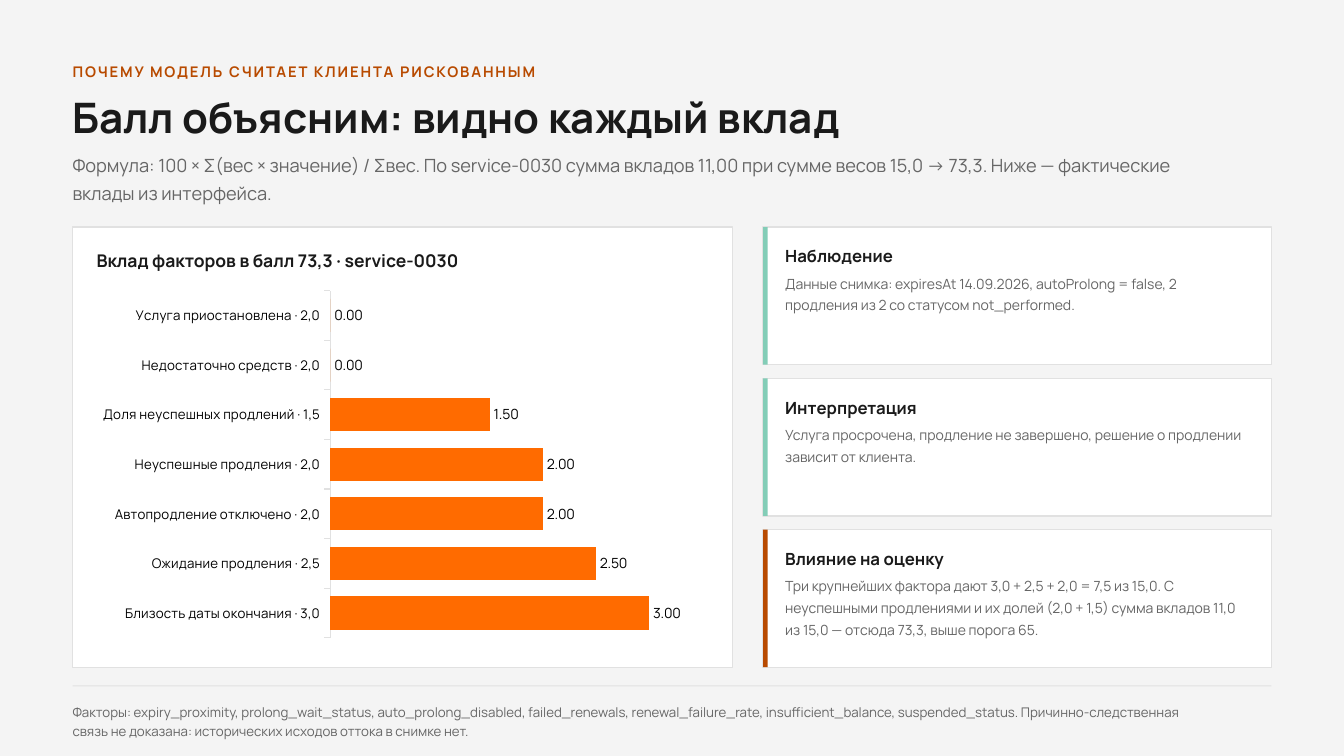
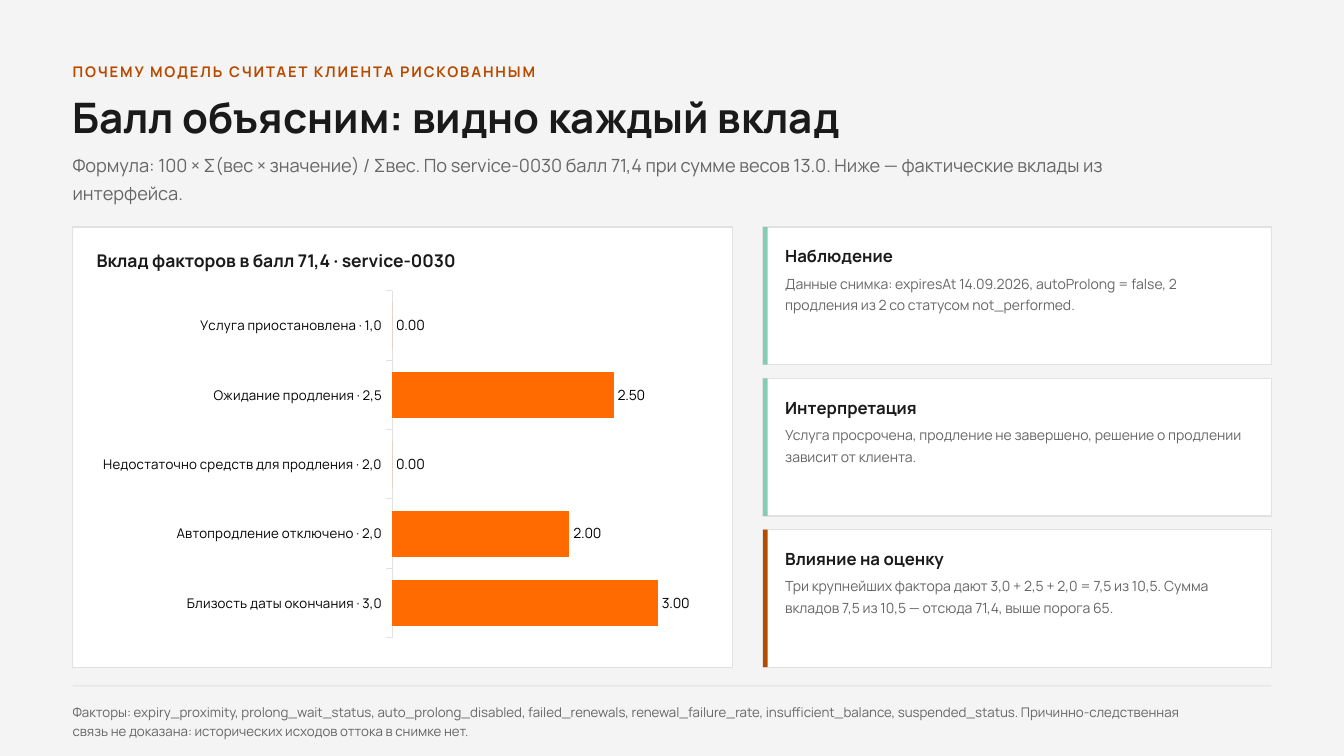
Before and after one commit to ForgeLabHub/ForgeAezaAnalizer, a slide deck: slide 5 of aeza_hackathon_osen_2026.pptx. Drawn at 1344x756 pixels with LibreOffice and Linux fonts; fonts in the diff are those of the drawing. Boxes give left, top, right and bottom in pixels: in the first picture for what was removed or moved away, otherwise in the second. Text is boxed around its words. In the diff, an @@ line names an element or a change of style, - is before the commit and + after.

```diff
--- a/aeza_hackathon_osen_2026.pptx
+++ b/aeza_hackathon_osen_2026.pptx
@@ text at bbox=[73, 157, 1103, 205]: text changed @@
-Формула: 100 × Σ(вес × значение) / Σвес. По service-0030 сумма вкладов 11,00 при сумме весов 15,0 → 73,3. Ниже — фактические
-вклады из интерфейса.
+Формула: 100 × Σ(вес × значение) / Σвес. По service-0030 балл 71,4 при сумме весов 13.0. Ниже — фактические вклады из
+интерфейса.
@@ text at bbox=[97, 254, 456, 272]: text changed @@
-Вклад факторов в балл 73,3 · service-0030
+Вклад факторов в балл 71,4 · service-0030
@@ bar chart at bbox=[91, 283, 715, 645] @@
-categories: Близость даты окончания · 3,0, Ожидание продления · 2,5, Автопродление отключено · 2,0, Неуспешные продления · 2,0, Доля неуспешных продлений · 1,5, Недостаточно средств · 2,0, Услуга приостановлена · 2,0
+categories: Близость даты окончания · 3,0, Автопродление отключено · 2,0, Недостаточно средств для продления · 2,0, Ожидание продления · 2,5, Услуга приостановлена · 1,0
-Series 1: 3, 2.5, 2, 2, 1.5, 0, 0
+Series 1: 3, 2, 0, 2.5, 0
@@ text at bbox=[785, 580, 1208, 617]: text changed @@
-Три крупнейших фактора дают 3,0 + 2,5 + 2,0 = 7,5 из 15,0. С
-неуспешными продлениями и их долей (2,0 + 1,5) сумма вкладов 11,0
-из 15,0 — отсюда 73,3, выше порога 65.
+Три крупнейших фактора дают 3,0 + 2,5 + 2,0 = 7,5 из 10,5. Сумма
+вкладов 7,5 из 10,5 — отсюда 71,4, выше порога 65.
```
Also in this commit, not shown: 4 other slides changed, 15 other files.
